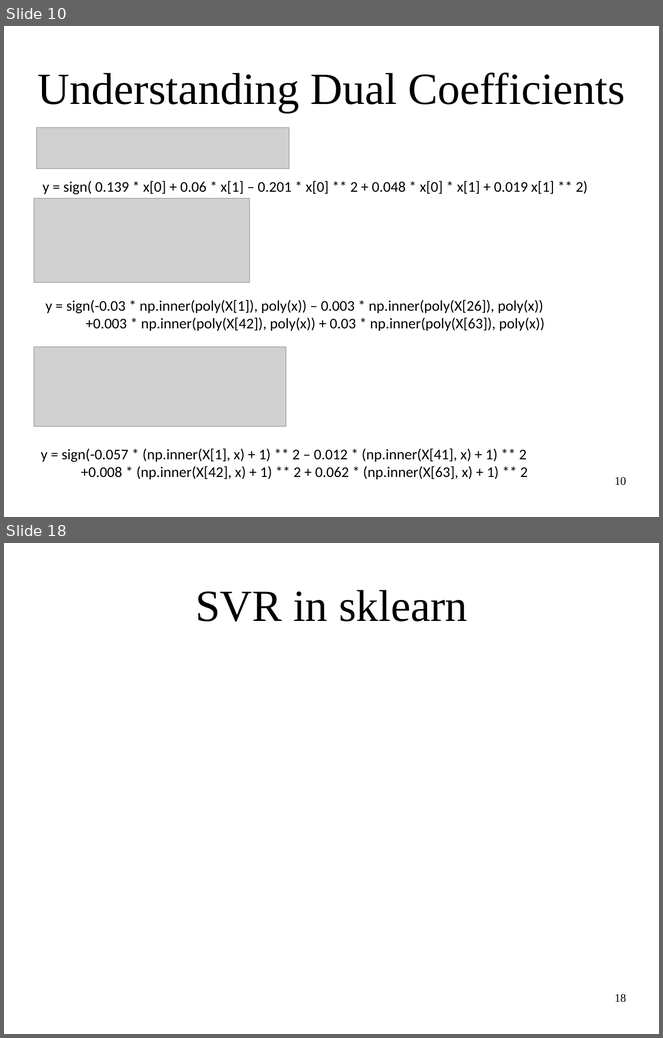
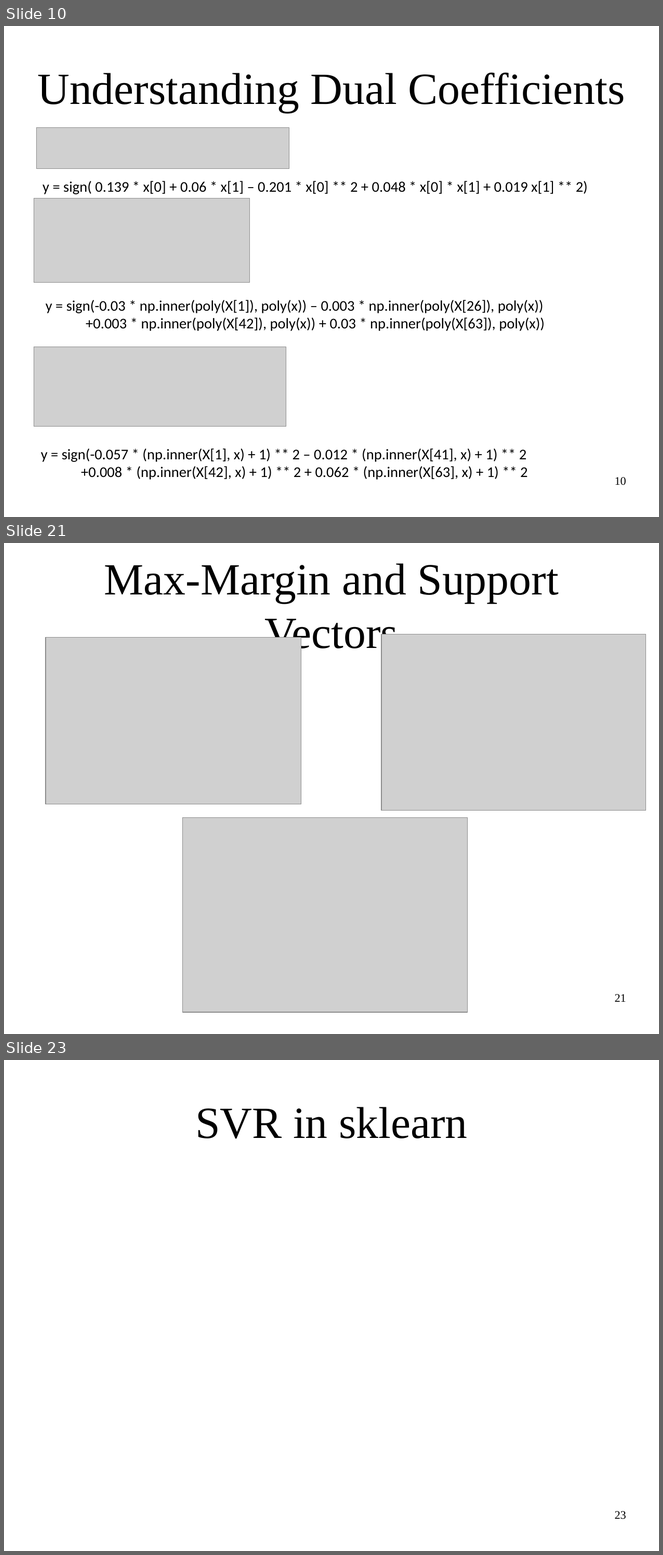
Before and after one commit to amueller/applied_ml_spring_2017, a slide deck: slides/aml-09-021517.odp. Shown one above the other, each under a label of ours: slides 10 and 18 before the commit, slides 10, 21 and 23 after it; the slides between them are not shown. The pictures are 663x1038 and 663x1555 pixels, drawn with LibreOffice and Linux fonts; fonts in the diff are those of the drawing; grey boxes stand for pictures. Boxes give left, top, right and bottom in pixels: in the first picture for what was removed or moved away, otherwise in the second. Text is boxed around its words. In the diff, an @@ line names an element or a change of style, - is before the commit and + after.

```diff
--- a/slides/aml-09-021517.odp
+++ b/slides/aml-09-021517.odp
@@ slide 21 added at bbox=[4, 543, 659, 1034], background #FFFFFF @@
@@ title added at bbox=[104, 563, 558, 656], 54 pt, text #000000 @@
+Max-Margin and Support Vectors
@@ picture added at bbox=[382, 634, 646, 811] @@
@@ picture added at bbox=[46, 638, 301, 805] @@
@@ picture added at bbox=[182, 818, 468, 1013] @@
@@ page number added at bbox=[615, 994, 626, 1002], 14 pt, text #000000 @@
+21
@@ what was slide 18 is now slide 23 @@
@@ page number at bbox=[615, 1511, 626, 1520]: text changed @@
-18
+23
```
Also in this commit, not shown: 12 slides changed, 6 other slides added, 1 slide removed, 1 other file.
